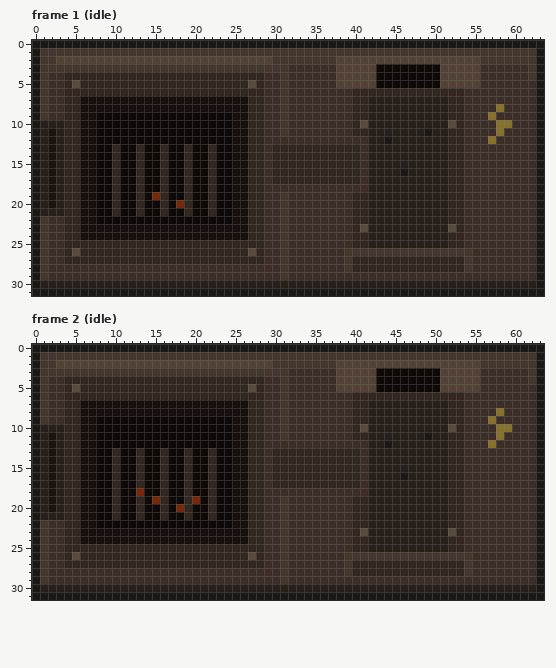
Pixel-art file, stored at buildings/coal_burner/sprites/main.aseprite. Above, as it was before the edit.
64x32 pixels, 6 frames. Colours within 5 levels of each other are drawn and written as one. Shown: frame 1 (idle), frame 2 (idle). The commit also changed other frames, which this record leaves out.
After:
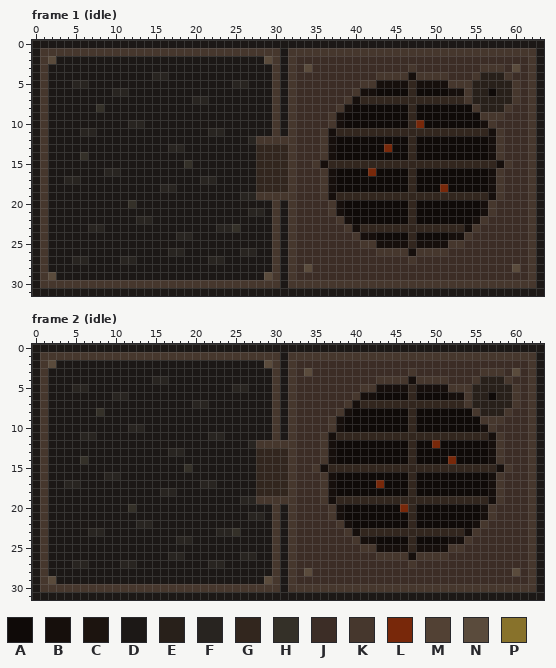
Palette (. is transparent): A #0f0a08  B #160f0c  C #1c140f  D #1c1816  E #28201a  F #282420  G #32261e  H #343028  J #3c2d26  K #46372d  L #78280a  M #524134  N #5a4b3c  P #88722b
Edits made:
Changed rows in their new state; - is an unchanged pixel.
Frame 1 (idle), layers "top", "base":
first column x 1:
 1 ------------------------------D-------------------------------
 2 -NDDDDDDDDDDDDDDDDDDDDDDDDDDN-D-JJJJJJJJJJJJJJJJJJJJJJJJJJJJJ-
 3 -DDDDDDDDDDDDDDDDDDDDDDDDDDDD-DK-N---JJJJJJJJJKJJJJJJJJKKK-N--
 4 -DDDDDDDDDDDDDFFDDDDDDDDDDDDDKDK-----JJJJJKKKKBKKKKJJJKEEEK---
 5 -DDDFFDDDDDDDDDDDDDDDDDDFFDDDKDK-----JJJKKBBBBGBBBBKKKEEEEEK-K
 6 -DDDDDDDDFFDDDDDDDDDDDDDDDDDDKDK-------KBBAAAA-AAAABBKEEAEEK-K
 7 -DDDDDDDDDDDDDDDDDDFFDDDDDDDDKDK------KB-GGGGGGGGGG--KEEEEEK-K
 8 -DDDDDDHDDDDDDDDDDDDDDDDDDDDDKDK-----KBAAAAAAAGAAAAAAAKEEEK--K
 9 -DDDDDDDDDDDDDDDDDDDDDDDDDDDDKDK----KBAAAAAAAAGAAAAAAAAKKK---K
10 KDDDDDDDDDDFFDDDDDDDDDDDDDDDDKDK----KBAAAAAAAAGLAAAAAAABKJJ--K
11 KDDDDFFDDDDDDDDDDDDDDFFDDDDDDKDK---KBGG--GGGGGGGGGG--GGGBK---K
12 KDDDDDDDDDDDDDDDDDDDDDDDDDFKKKKK---KBAAAAAAAAAGAAAAAAAAABK---K
13 KDDDDDDDDDDDDDDDFFDDDDDDDDD-G--KJJJKBAAAAAALAAGAAAAAAAAABK---K
14 KDDDDHDDDDDDDDDDDDDDDDDDDDD-G--KJJJKBAAAAAAAAAGAAAAAAAAABK---K
15 KDDDDDDDDDDDDDDDDDHDDDDDDDD-G--KJJKB----GGGGGGGGGGG--GGGGBK--K
16 KDDDDDDDFFDDDDDDDDDDDDDDDDD-G--KJJJKBAAAALAAAAGAAAAAAAAABK---K
17 KDDFFDDDDDDDDDDDDDDDFFDDDDD-G--KJJJKBAAAAAAAAAGAAAAAAAAABK---K
18 KDDDDDDDDDDDDDDFFDDDDDDDDDD-GGGK---KBAAAAAAAAAGAAALAAAAABK---K
19 KDDDDDDDDDDDDDDDDDDDDDDDDFFKKK-K---KBGG--GGGGGGGGGG--GGGBK---K
20 KDDDDDDDDDDHDDDDDDDDDDDDDDDDDKDK----KBAAAAAAAAGAAAAAAAABK----K
21 KDDDDDDDDDDDDDDDDDDDDDDDDDFFDKDK----KBAAAAAAAAGAAAAAAAABK----K
22 -DDDDDDDDDDDFFDDDDDDDDDDDDDDDKDK-----KBAAAAAAAGAAAAAAABK-----K
23 -DDDDDFFDDDDDDDDDDDDDDFFHDDDDKDK------KBGGGGGGGGGGGG-BK------K
24 -DDDDDDDDDDDDDDDDFFDDDDDDDDDDKDK-------KBBAAAAGAAAABBK-------K
25 -DDDDDDDDDDDDDDDDDDDDDDDDDDDDKDK-------JKKBBBBGBBBBKK--------K
26 -DDDDDDDDDDDDDDDFFDDDDDDDFFDDKDK------JJJJ----B----JJJ-------K
27 -DDDFFDDDDFFDDDDDDDDDFFDDDDDDKDK------JJJJJJJJKJJJJJJJ-------K
28 -DDDDDDDDDDDDDDDDDDDDDDDDDDDDKDK-N----JJJJJJJJJJJJJJJJ-----N-K
29 -NDDDDDDDDDDDDDDDDDDDDDDDDDDNKDK-----------------------------K
30 KKKKKKKKKKKKKKKKKKKKKKKKKKKKKKDKKKKKKKKKKKKKKKKKKKKKKKKKKKKKKK
Frame 2 (idle), layers "top", "base":
first column x 1:
 1 ------------------------------D-------------------------------
 2 -NDDDDDDDDDDDDDDDDDDDDDDDDDDN-D-JJJJJJJJJJJJJJJJJJJJJJJJJJJJJ-
 3 -DDDDDDDDDDDDDDDDDDDDDDDDDDDD-DK-N---JJJJJJJJJKJJJJJJJJKKK-N--
 4 -DDDDDDDDDDDDDFFDDDDDDDDDDDDDKDK-----JJJJJKKKKBKKKKJJJKEEEK---
 5 -DDDFFDDDDDDDDDDDDDDDDDDFFDDDKDK-----JJJKKBBBBGBBBBKKKEEEEEK-K
 6 -DDDDDDDDFFDDDDDDDDDDDDDDDDDDKDK-------KBBAAAA-AAAABBKEEAEEK-K
 7 -DDDDDDDDDDDDDDDDDDFFDDDDDDDDKDK------KB-GGGGGGGGGG--KEEEEEK-K
 8 -DDDDDDHDDDDDDDDDDDDDDDDDDDDDKDK-----KBAAAAAAAGAAAAAAAKEEEK--K
 9 -DDDDDDDDDDDDDDDDDDDDDDDDDDDDKDK----KBAAAAAAAAGAAAAAAAAKKK---K
10 KDDDDDDDDDDFFDDDDDDDDDDDDDDDDKDK----KBAAAAAAAAGAAAAAAAABKJJ--K
11 KDDDDFFDDDDDDDDDDDDDDFFDDDDDDKDK---KBGG--GGGGGGGGGG--GGGBK---K
12 KDDDDDDDDDDDDDDDDDDDDDDDDDFKKKKK---KBAAAAAAAAAGAALAAAAAABK---K
13 KDDDDDDDDDDDDDDDFFDDDDDDDDD-G--KJJJKBAAAAAAAAAGAAAAAAAAABK---K
14 KDDDDHDDDDDDDDDDDDDDDDDDDDD-G--KJJJKBAAAAAAAAAGAAAALAAAABK---K
15 KDDDDDDDDDDDDDDDDDHDDDDDDDD-G--KJJKB----GGGGGGGGGGG--GGGGBK--K
16 KDDDDDDDFFDDDDDDDDDDDDDDDDD-G--KJJJKBAAAAAAAAAGAAAAAAAAABK---K
17 KDDFFDDDDDDDDDDDDDDDFFDDDDD-G--KJJJKBAAAAALAAAGAAAAAAAAABK---K
18 KDDDDDDDDDDDDDDFFDDDDDDDDDD-GGGK---KBAAAAAAAAAGAAAAAAAAABK---K
19 KDDDDDDDDDDDDDDDDDDDDDDDDFFKKK-K---KBGG--GGGGGGGGGG--GGGBK---K
20 KDDDDDDDDDDHDDDDDDDDDDDDDDDDDKDK----KBAAAAAAALGAAAAAAAABK----K
21 KDDDDDDDDDDDDDDDDDDDDDDDDDFFDKDK----KBAAAAAAAAGAAAAAAAABK----K
22 -DDDDDDDDDDDFFDDDDDDDDDDDDDDDKDK-----KBAAAAAAAGAAAAAAABK-----K
23 -DDDDDFFDDDDDDDDDDDDDDFFHDDDDKDK------KBGGGGGGGGGGGG-BK------K
24 -DDDDDDDDDDDDDDDDFFDDDDDDDDDDKDK-------KBBAAAAGAAAABBK-------K
25 -DDDDDDDDDDDDDDDDDDDDDDDDDDDDKDK-------JKKBBBBGBBBBKK--------K
26 -DDDDDDDDDDDDDDDFFDDDDDDDFFDDKDK------JJJJ----B----JJJ-------K
27 -DDDFFDDDDFFDDDDDDDDDFFDDDDDDKDK------JJJJJJJJKJJJJJJJ-------K
28 -DDDDDDDDDDDDDDDDDDDDDDDDDDDDKDK-N----JJJJJJJJJJJJJJJJ-----N-K
29 -NDDDDDDDDDDDDDDDDDDDDDDDDDDNKDK-----------------------------K
30 KKKKKKKKKKKKKKKKKKKKKKKKKKKKKKDKKKKKKKKKKKKKKKKKKKKKKKKKKKKKKK
